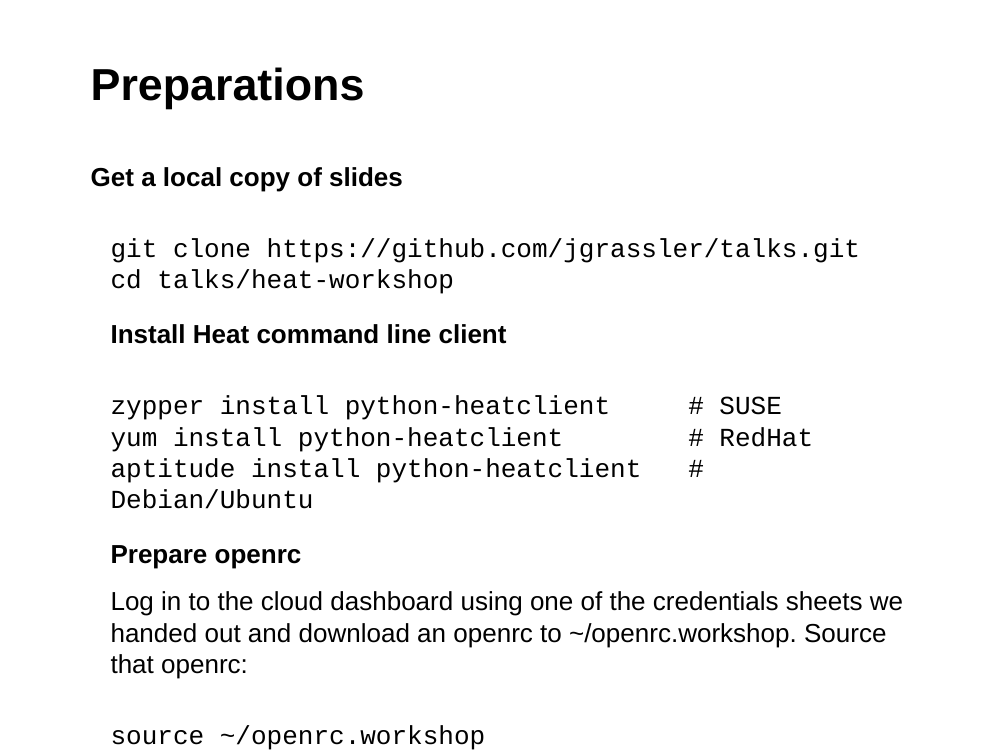
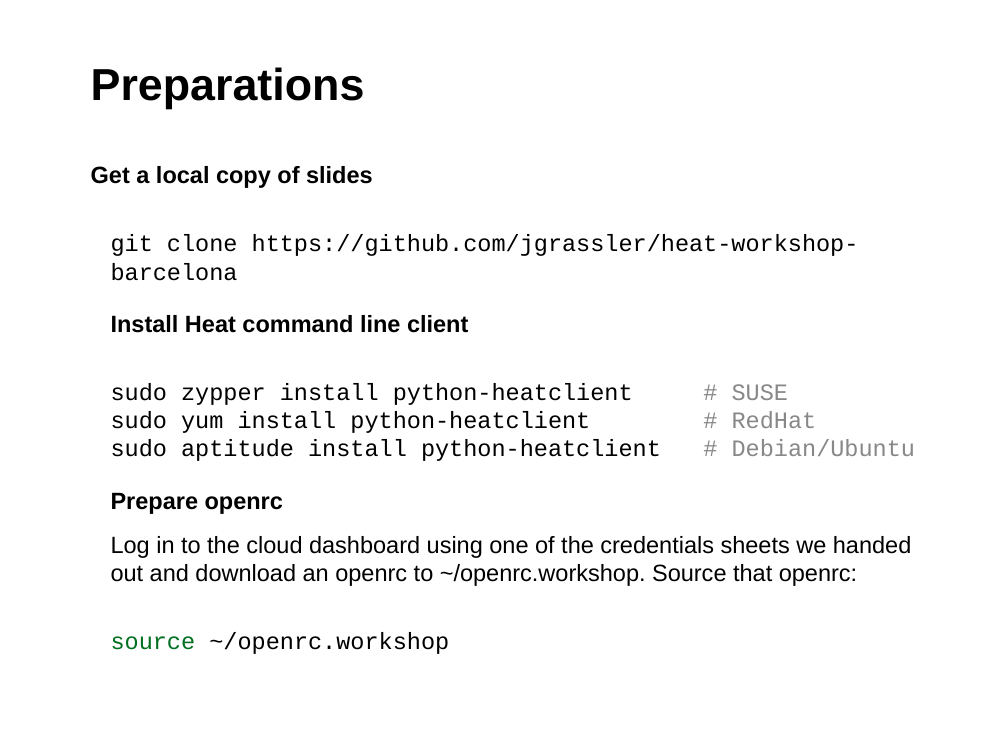
Before and after one commit to jgrassler/heat-workshop-barcelona, a slide deck: slide 13 of presentation.odp. Drawn at 1008x756 pixels with LibreOffice and Linux fonts; fonts in the diff are those of the drawing; background and template pictures are left out. Boxes give left, top, right and bottom in pixels: in the first picture for what was removed or moved away, otherwise in the second. Text is boxed around its words. In the diff, an @@ line names an element or a change of style, - is before the commit and + after.

```diff
--- a/presentation.odp
+++ b/presentation.odp
@@ text at bbox=[91, 166, 911, 586]: size 18.6 to 16.8 pt in "Get a local copy of slides", "Install Heat command line client", "Prepare openrc", "Log in to the cloud dashboard using ..." and 1 more places; text colour #000000 to #007020 in "source" @@
@@ text at bbox=[111, 234, 859, 281]: text changed; size 18.6 to 16.8 pt @@
-git clone https://github.com/jgrassler/talks.git
-cd talks/heat-workshop
+git clone https://github.com/jgrassler/heat-workshop-barcelona
@@ text at bbox=[111, 383, 915, 461]: text changed; size 18.6 to 16.8 pt @@
-zypper install python-heatclient # SUSE
-yum install python-heatclient # RedHat
-aptitude install python-heatclient # Debian/Ubuntu
+sudo zypper install python-heatclient # SUSE
+sudo yum install python-heatclient # RedHat
+sudo aptitude install python-heatclient # Debian/Ubuntu
```
Also in this commit, not shown: 2 other slides changed, 2 slides added, 2 other files.
